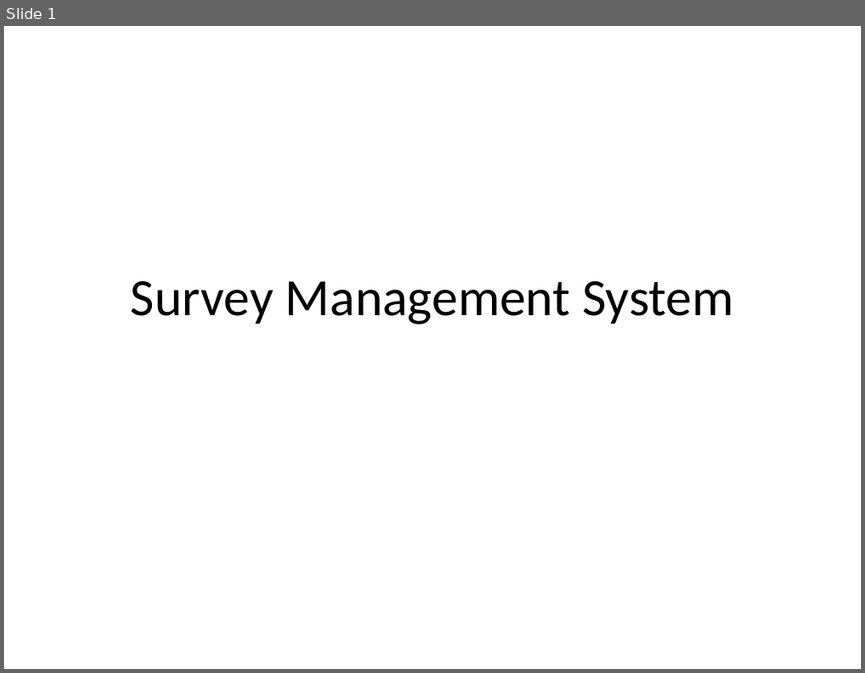
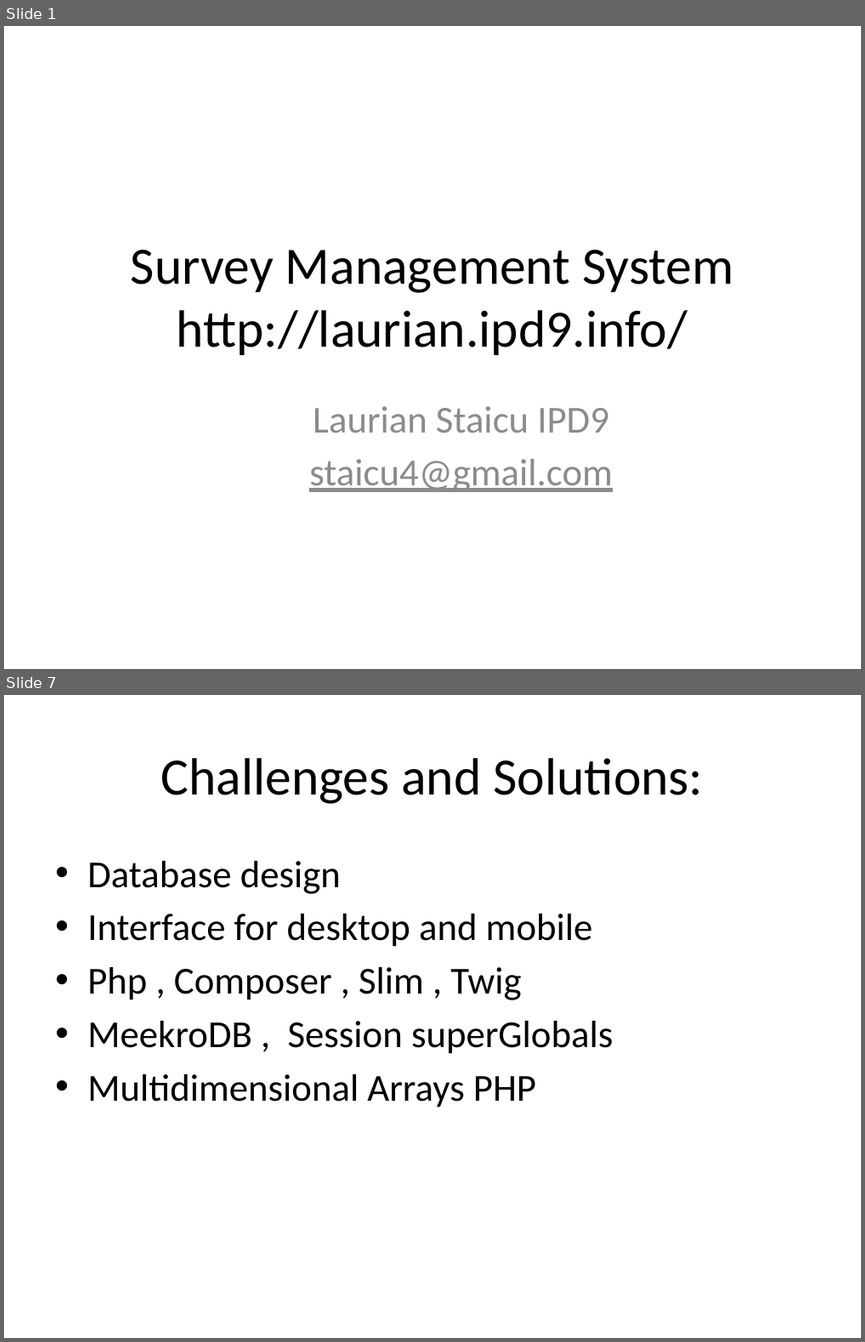
Before and after one commit to staicu/ipd9-php-project, a slide deck: documents/Presentation.pptx. Shown one above the other, each under a label of ours: slide 1 before the commit, slides 1 and 7 after it; the slides between them are not shown. The pictures are 865x673 and 865x1342 pixels, drawn with LibreOffice and Linux fonts; fonts in the diff are those of the drawing. Boxes give left, top, right and bottom in pixels: in the first picture for what was removed or moved away, otherwise in the second. Text is boxed around its words. In the diff, an @@ line names an element or a change of style, - is before the commit and + after.

```diff
--- a/documents/Presentation.pptx
+++ b/documents/Presentation.pptx
@@ slide 7 added at [4, 695, 861, 1338], background #FFFFFF @@
@@ title added at [161, 758, 704, 804], 44 pt, text #000000 @@
+Challenges and Solutions:
@@ text added at [87, 861, 613, 1107], 32 pt, text #000000 @@
+• Database design
+• Interface for desktop and mobile
+• Php , Composer , Slim , Twig
+• MeekroDB , Session superGlobals
+• Multidimensional Arrays PHP
@@ slide 1 changed as well @@
@@ title at [131, 250, 733, 355]: text changed @@
-Survey Management System
+Survey Management System
+http://laurian.ipd9.info/
@@ subtitle added at [309, 406, 613, 492], 32 pt, text #8C8C8C @@
+Laurian Staicu IPD9
+staicu4@gmail.com
```
Also in this commit, not shown: 15 other slides added, 13 slides removed, 5 other files.
